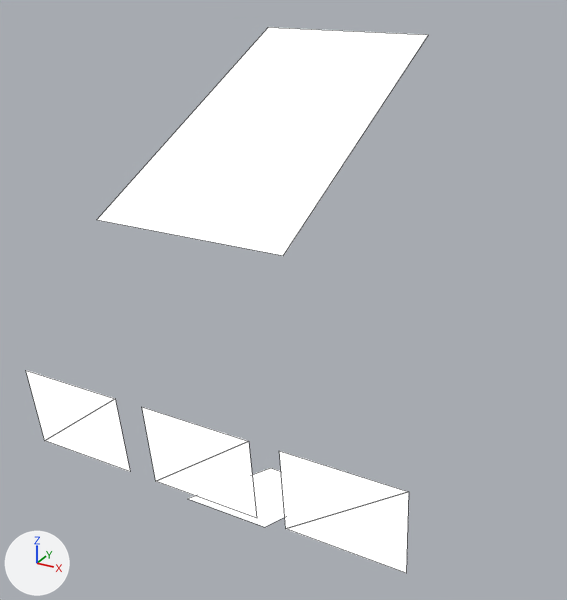
Renders of the Blender file Model/interior.blend from each side of a commit.
Rendered twice from a camera (50 mm lens) standing at (0.633, -11.213, 2.024) and looking at (0.025, -10.106, 1.47). Every picture has the same lights, and +X, +Y and +Z are marked at lower left. Mesh edges are drawn as thin lines.

Names of what the first picture shows: 'Screens'.
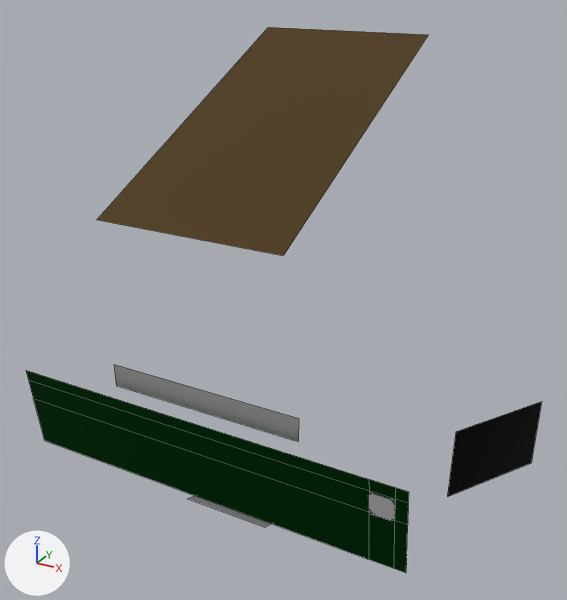
What differs and where, as boxes [x1, y1, x2, y2] in the pictures (567 x 600 px):
'Screens', reshaped (28% wider): before [26, 27, 428, 573]; after [26, 27, 542, 573]
part 1 of me_x0_screens, deleted: before [142, 407, 247, 481]
part 2 of me_x0_screens, deleted: before [156, 441, 256, 518]
part 3 of me_x0_screens, built on: before [26, 370, 409, 573]; after [26, 364, 542, 573]
part 4 of me_x0_screens, recoloured (white to grey): before [187, 468, 285, 527]; after [187, 496, 271, 527]
part 5 of me_x0_screens, recoloured (white to brown): [97, 27, 428, 256] in both

Edits to the bpy script that builds the scene:
```text
Change me_x0_screens:
    remove me_x0_screens.from_pydata(...)  # 26 vertices, 8 faces, 2 loose edges; spans x -0.357..0.359, y -1.516..-0.988, z -0.118..0.775
    remove me_x0_screens.materials.append(mat_screen_1)  # white #ffffff
    remove me_x0_screens.materials.append(mat_screen_2)  # white #ffffff
    remove me_x0_screens.materials.append(mat_screen_3)  # white #ffffff
    remove me_x0_screens.materials.append(mat_screen_4)  # white #e7e7e7
    remove me_x0_screens.materials.append(mat_screen_5)  # white #e7e7e7
    add me_x0_screens.from_pydata(...)  # 50 vertices, 22 faces, 3 loose edges; spans x -0.357..0.486, y -1.517..-0.988, z -0.118..0.775
    me_x0_screens part 1: the loose piece of 3 vertices spanning x -0.099..0.103, y -1.516..-1.497, z 0.07..0.229 is deleted
    me_x0_screens part 2: the loose piece of 3 vertices spanning x -0.099..0.103, y -1.516..-1.496, z 0.07..0.229 is deleted
    me_x0_screens part 3
    6 vertices are removed from x -0.155..0.157, y -1.516..-1.496, z 0.07..0.229
    4 faces are deleted
    36 vertices are added at x -0.357..0.486, y -1.517..-1.324, z 0.07..0.313
    1 loose edge is added
    1 new face joins them, mat_mcp (white #e7e7e7)
    17 new faces join them, mat_dash (black #001a03)
    1 new face joins them, mat_efb (black #000000)
    1 new face joins them, mat_cpt_altimeter (grey #6f6f6f)
    me_x0_screens part 4: 1 face spanning x -0.075..0.086, y -1.442..-1.14, z -0.118..0.005 switches from mat_screen_4 (white #e7e7e7) to mat_pedestal (black #292929)
    me_x0_screens part 5: 1 face spanning x -0.16..0.161, y -1.511..-0.988, z 0.536..0.775 switches from mat_screen_5 (white #e7e7e7) to mat_overhead (brown #38290e)
    add me_x0_screens.materials.append(mat_dash)  # black #001a03
    add me_x0_screens.materials.append(mat_mcp)  # white #e7e7e7
    add me_x0_screens.materials.append(mat_pedestal)  # black #292929
    add me_x0_screens.materials.append(mat_overhead)  # brown #38290e
    add me_x0_screens.materials.append(mat_efb)  # black #000000
    add me_x0_screens.materials.append(mat_cpt_altimeter)  # grey #6f6f6f
```
